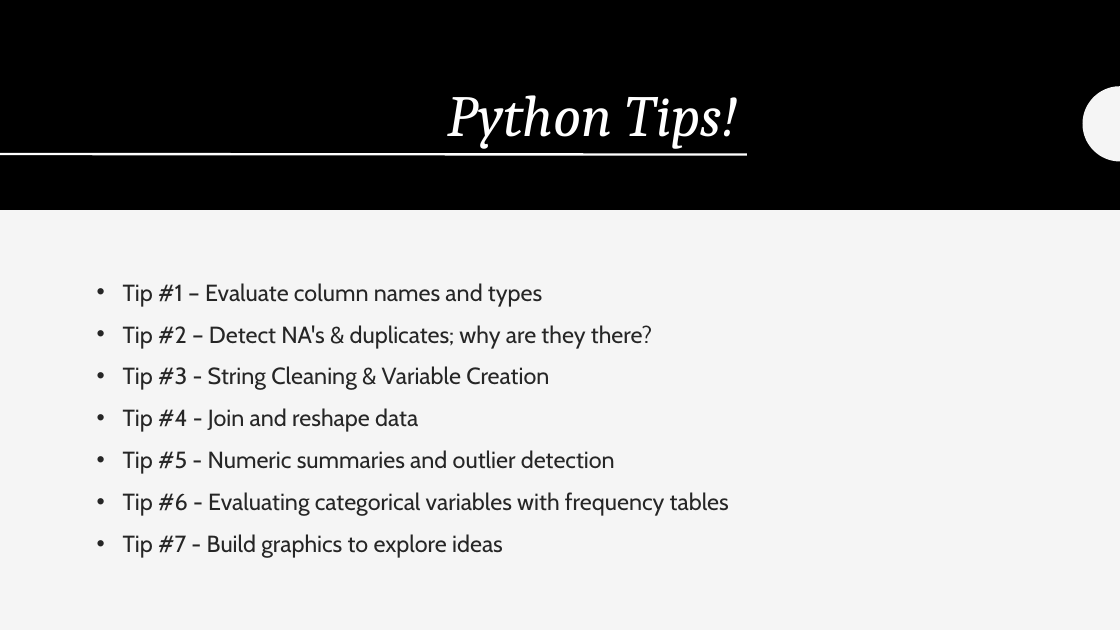
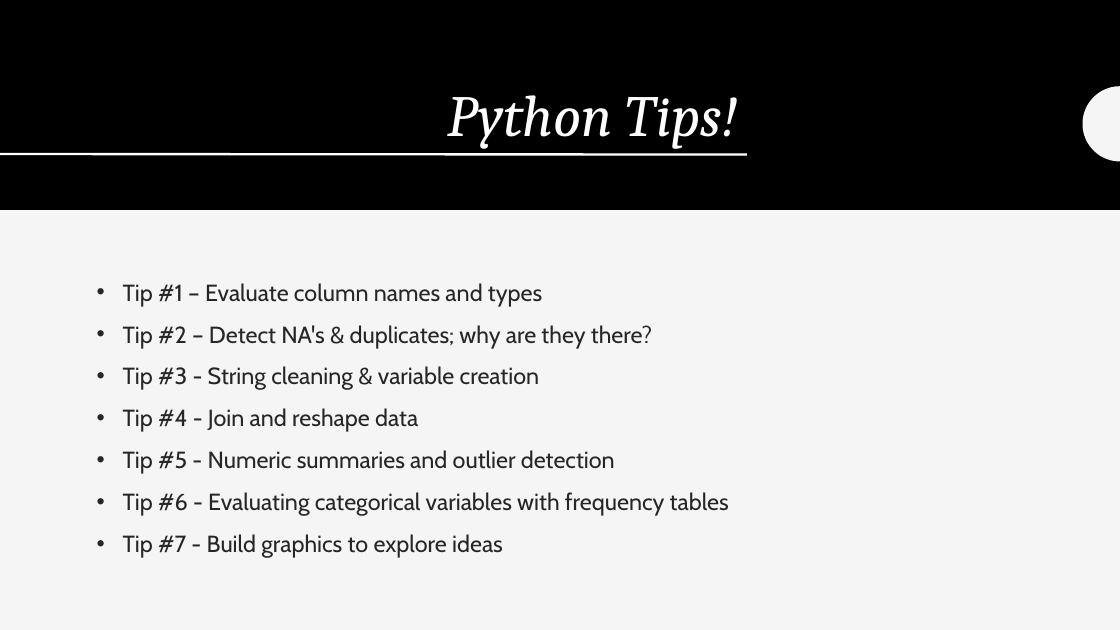
Before and after one commit to JamesWWilson/UCLA-DataFest-Python-Data-Wrangling, a slide deck: slide 7 of IntroPython_TipsForSuccess.pptx. Drawn at 1120x630 pixels with LibreOffice and Linux fonts; fonts in the diff are those of the drawing. Boxes give left, top, right and bottom in pixels: in the first picture for what was removed or moved away, otherwise in the second. Text is boxed around its words. In the diff, an @@ line names an element or a change of style, - is before the commit and + after.

```diff
--- a/IntroPython_TipsForSuccess.pptx
+++ b/IntroPython_TipsForSuccess.pptx
@@ text at [123,366,540,390]: text changed @@
-• Tip #3 - String Cleaning & Variable Creation
+• Tip #3 - String cleaning & variable creation
```
Also in this commit, not shown: 1 other slide changed, 3 other files.
